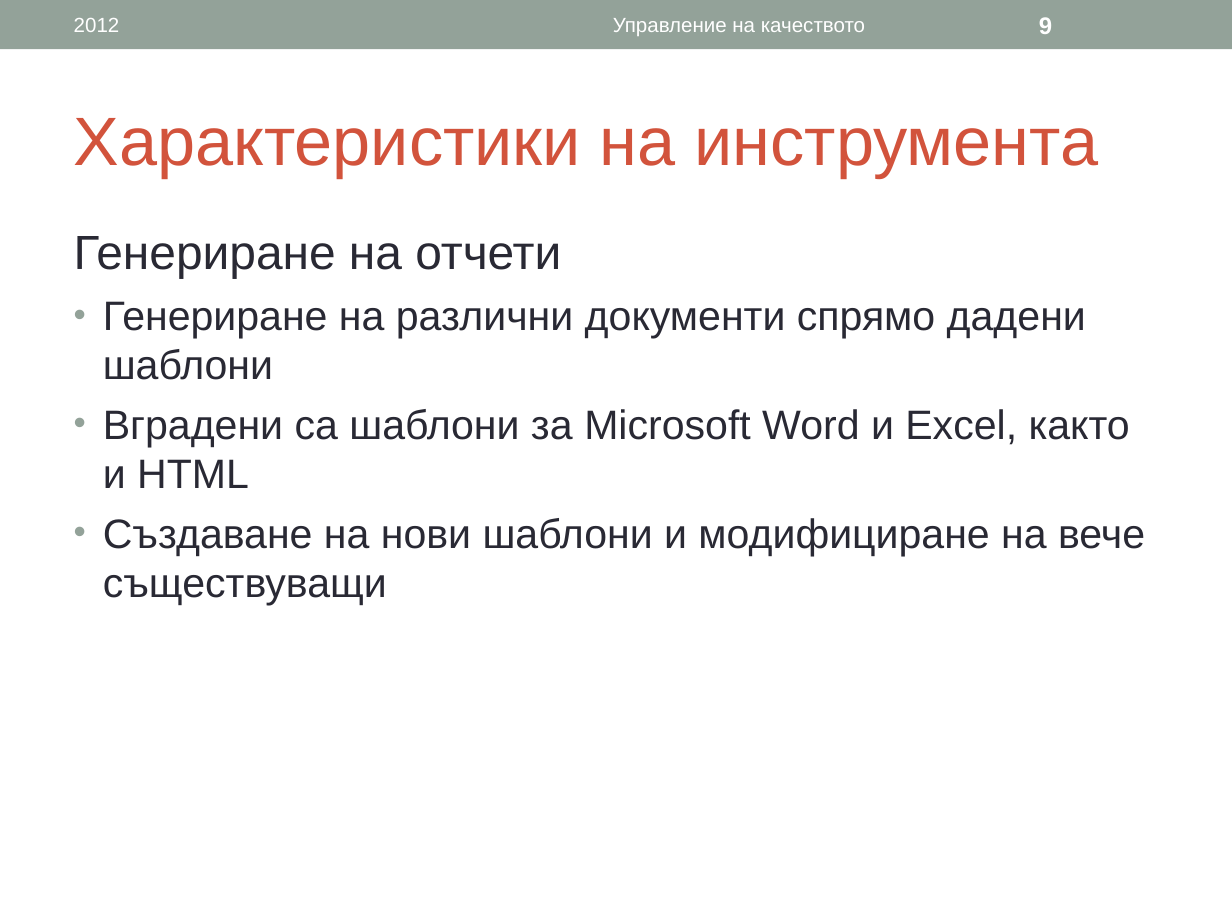
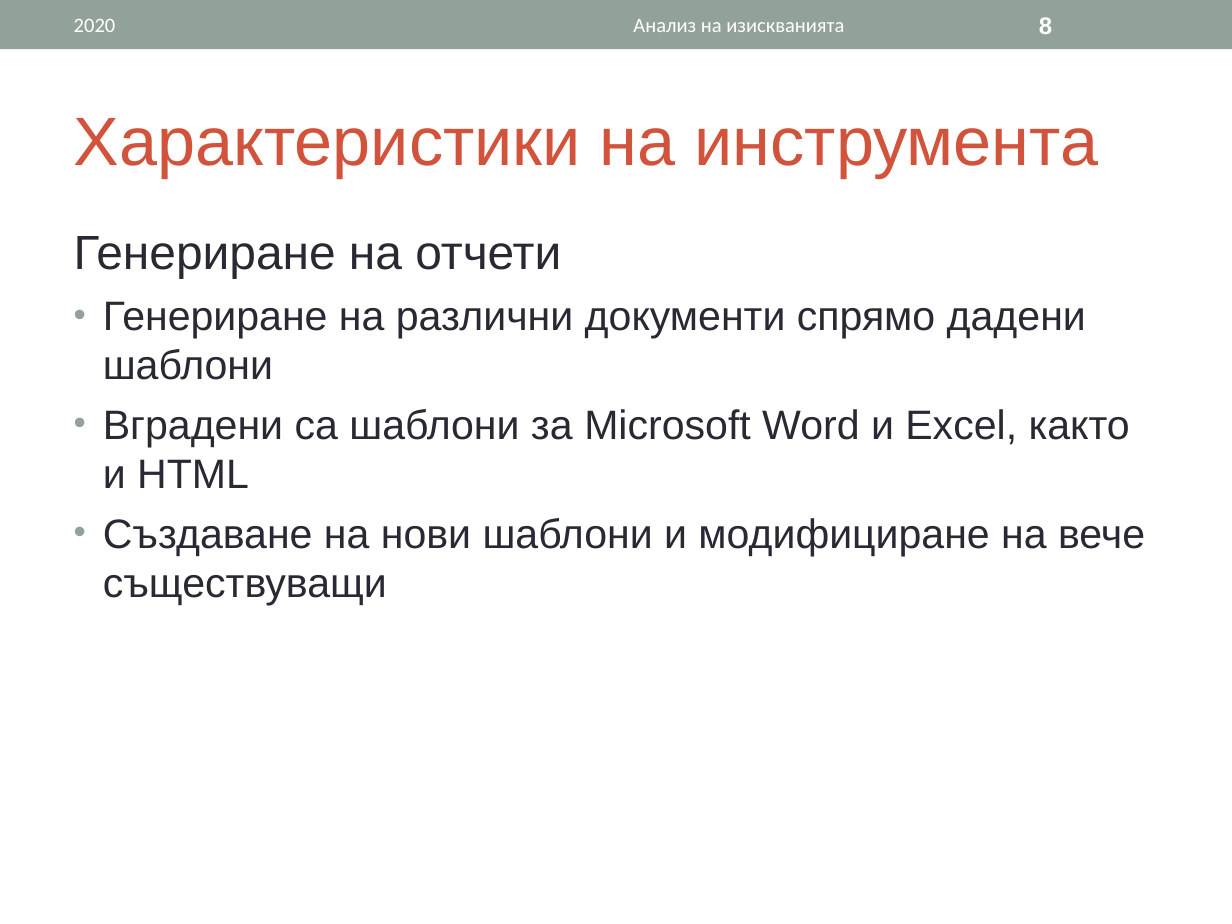
Before and after one commit to ivanchuchulski/fmi-requirements-analisys, a slide deck: slide 8 of tool-presentation/62121-62151-62167-CaseComplete.ppt (slide 9 before the commit). Drawn at 1232x924 pixels with LibreOffice and Linux fonts; fonts in the diff are those of the drawing. Boxes give left, top, right and bottom in pixels: in the first picture for what was removed or moved away, otherwise in the second. Text is boxed around its words. In the diff, an @@ line names an element or a change of style, - is before the commit and + after.

```diff
--- a/tool-presentation/62121-62151-62167-CaseComplete.ppt
+++ b/tool-presentation/62121-62151-62167-CaseComplete.ppt
@@ text at (74, 19, 116, 32): text changed; font Arial to Calibri @@
-2012
+2020
@@ text at (633, 19, 844, 32): text changed; font Arial to Calibri @@
-Управление на качеството
+Анализ на изискванията
@@ page number at (1039, 17, 1052, 34): text changed @@
-9
+8
```
Also in this commit, not shown: 9 other slides changed, 2 slides added, 3 slides removed.
